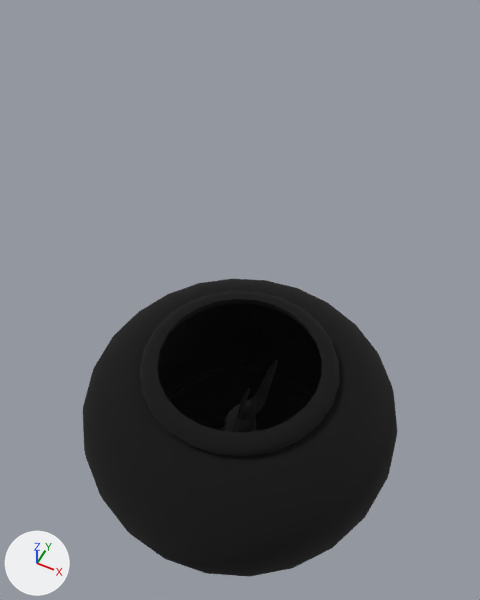
The OBJ model MayaBasics/Scenes/GoldFish/FishandBowl.obj: old version first, new version second.
Before and after are seen from a 50 mm camera at (12.1, -24.1, 49.1) aimed at (-0.4, 0.8, 18.0). The lights are fixed; the arrows at lower left show +X, +Y and +Z. Where no turn or scale is listed for an object, it has been applied to the vertices. Vertices at the same position are counted once.

The first picture shows 'FishandBowl'.
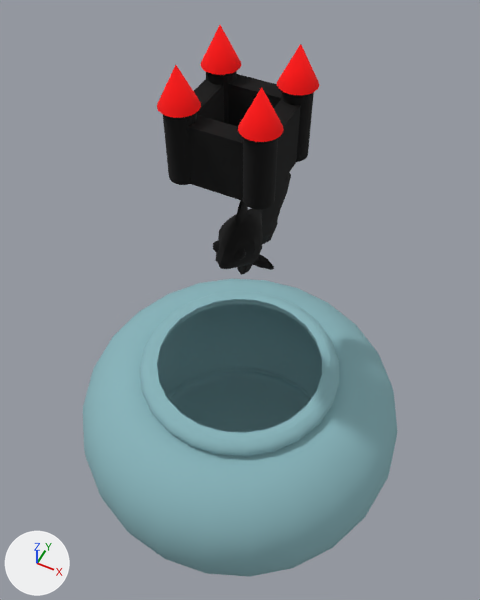
The newer file is also turned or shifted as a whole; pictures and numbers use the older file's frame.

Changed parts and their boxes (x1, y1, x2, y2) in the pictures (480 x 600 px; the box of a moved part takes in the faces that stretch with it):
'FishandBowl', reshaped (85% taller): before (83, 279, 397, 577); after (83, 25, 397, 577)
part 1 of me_fishandbowl, moved or reshaped: before (221, 360, 278, 433); after (213, 172, 291, 275)
part 2 of me_fishandbowl, added (black): after (228, 74, 281, 127)
part 3 of me_fishandbowl, added (black): after (281, 91, 314, 162)
part 4 of me_fishandbowl, added (black): after (187, 115, 243, 201)
part 5 of me_fishandbowl, added (black): after (194, 79, 224, 123)
part 6 of me_fishandbowl, added (black): after (274, 99, 301, 191)
part 7 of me_fishandbowl, added (black): after (206, 71, 237, 124)
part 8 of me_fishandbowl, added (black): after (163, 113, 197, 185)
part 9 of me_fishandbowl, added (black): after (243, 137, 278, 210)
part 10 of me_fishandbowl, added (red): after (277, 44, 319, 95)
part 11 of me_fishandbowl, added (red): after (201, 25, 241, 75)
part 12 of me_fishandbowl, added (red): after (157, 65, 201, 118)
part 13 of me_fishandbowl, added (red): after (238, 87, 284, 142)
part 14 of me_fishandbowl, recoloured (black to cyan): (83, 279, 397, 577) in both

What changed in the scene script:
```text
Add mat_lambert3sg:
    mat_lambert3sg = principled_material('lambert3SG')
    mat_lambert3sg.base_color = (0.25, 0.46, 0.5)  # cyan #89b5bc
    mat_lambert3sg.roughness = 1.0
Add mat_lambert4sg:
    mat_lambert4sg = principled_material('lambert4SG')
    mat_lambert4sg.base_color = (1.0, 0.0, 0.0)  # red #ff0000
    mat_lambert4sg.roughness = 1.0
Change me_fishandbowl:
    used by ob_fishandbowl; location = (0.0, 0.0, 0.0)
    remove me_fishandbowl.from_pydata(...)  # 5715 vertices, 5714 faces; spans x -11.6..11.6, y -11.6..11.6, z -0.3..12.8
    add me_fishandbowl.from_pydata(...)  # 5999 vertices, 6062 faces; spans x -11.6..11.6, y -11.6..11.6, z -0.3..34.8
    me_fishandbowl part 1: the loose piece of 481 vertices spanning x -1.8..1.8, y -2.3..7.1, z 1.0..7.9 is moved by (0.0, 0.0, 19.2)
    me_fishandbowl part 2: a new loose piece, a box spanning x -1.6..1.5, y 1.6..2.6, z 29.0..32.2, in mat_initialshadinggroup (black #000000)
    me_fishandbowl part 3: a new loose piece, a 20-sided cylinder along z spanning x 1.2..2.8, y 1.2..2.8, z 29.0..33.1, in mat_initialshadinggroup (black #000000)
    me_fishandbowl part 4: a new loose piece, a box spanning x -1.6..1.5, y -2.4..-1.4, z 29.0..32.2, in mat_initialshadinggroup (black #000000)
    me_fishandbowl part 5: a new loose piece, a box spanning x -2.6..-1.6, y -1.6..1.5, z 29.0..32.2, in mat_initialshadinggroup (black #000000)
    me_fishandbowl part 6: a new loose piece, a box spanning x 1.4..2.4, y -1.6..1.5, z 29.0..32.2, in mat_initialshadinggroup (black #000000)
    me_fishandbowl part 7: a new loose piece, a 20-sided cylinder along z spanning x -2.8..-1.2, y 1.2..2.8, z 29.0..33.1, in mat_initialshadinggroup (black #000000)
    me_fishandbowl part 8: a new loose piece, a 20-sided cylinder along z spanning x -2.8..-1.2, y -2.8..-1.2, z 29.0..33.1, in mat_initialshadinggroup (black #000000)
    me_fishandbowl part 9: a new loose piece, a 20-sided cylinder along z spanning x 1.2..2.8, y -2.8..-1.2, z 29.0..33.1, in mat_initialshadinggroup (black #000000)
    me_fishandbowl part 10: a new loose piece, a 20-sided cone pointing to +z spanning x 1.0..3.0, y 1.0..3.0, z 32.8..34.8, in mat_lambert4sg (red #ff0000)
    me_fishandbowl part 11: a new loose piece of 21 vertices spanning x -3.0..-1.0, y 1.0..3.0, z 32.8..34.8
    me_fishandbowl part 12: a new loose piece of 21 vertices spanning x -3.0..-1.0, y -3.0..-1.0, z 32.8..34.8
    me_fishandbowl part 13: a new loose piece of 21 vertices spanning x 1.0..3.0, y -3.0..-1.0, z 32.8..34.8
    me_fishandbowl part 14: 5232 faces spanning x -11.6..11.6, y -11.6..11.6, z -0.3..12.8 switch from mat_initialshadinggroup (black #000000) to mat_lambert3sg (cyan #89b5bc)
    add me_fishandbowl.materials.append(mat_lambert4sg)  # red #ff0000
```
